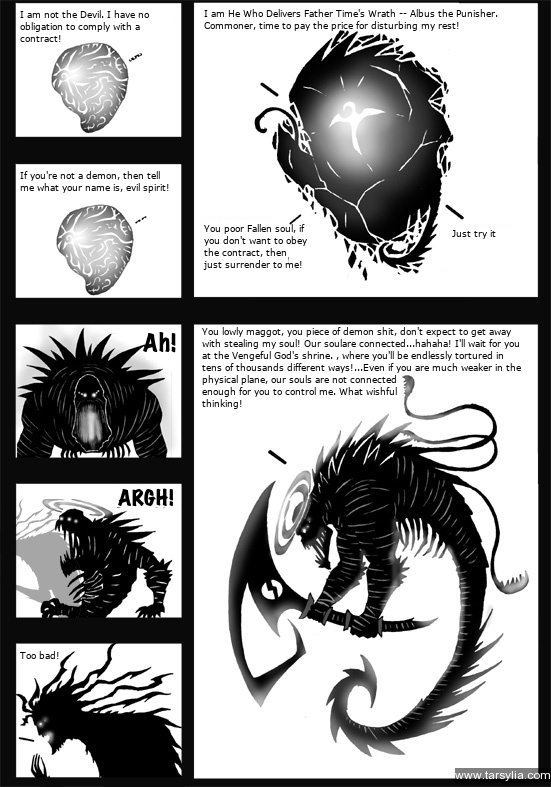
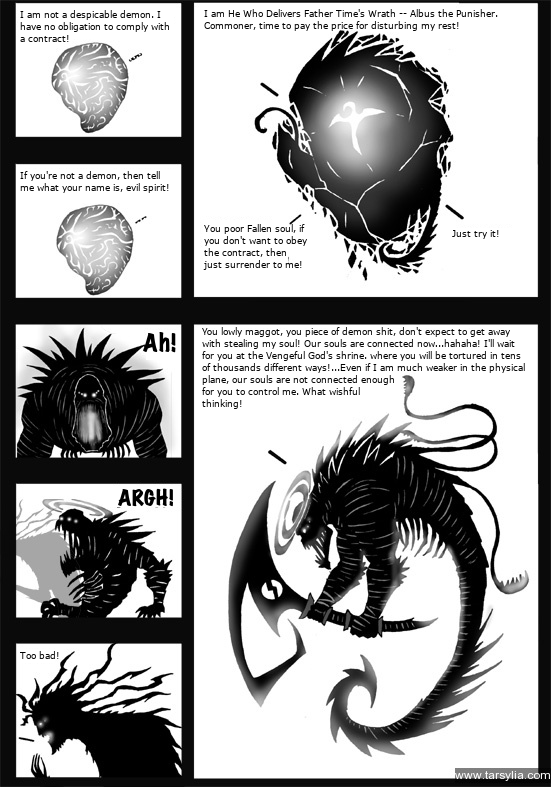
Before/after of a w=551, h=787 layered artwork. What changed in the layer stack:
renamed "I am not the Devil. I have no ..." to "I am not a despicable demon. I...", painted on it over [20, 10, 169, 42]
painted on "You lowly maggot, you piece of..." over [202, 327, 525, 397]
